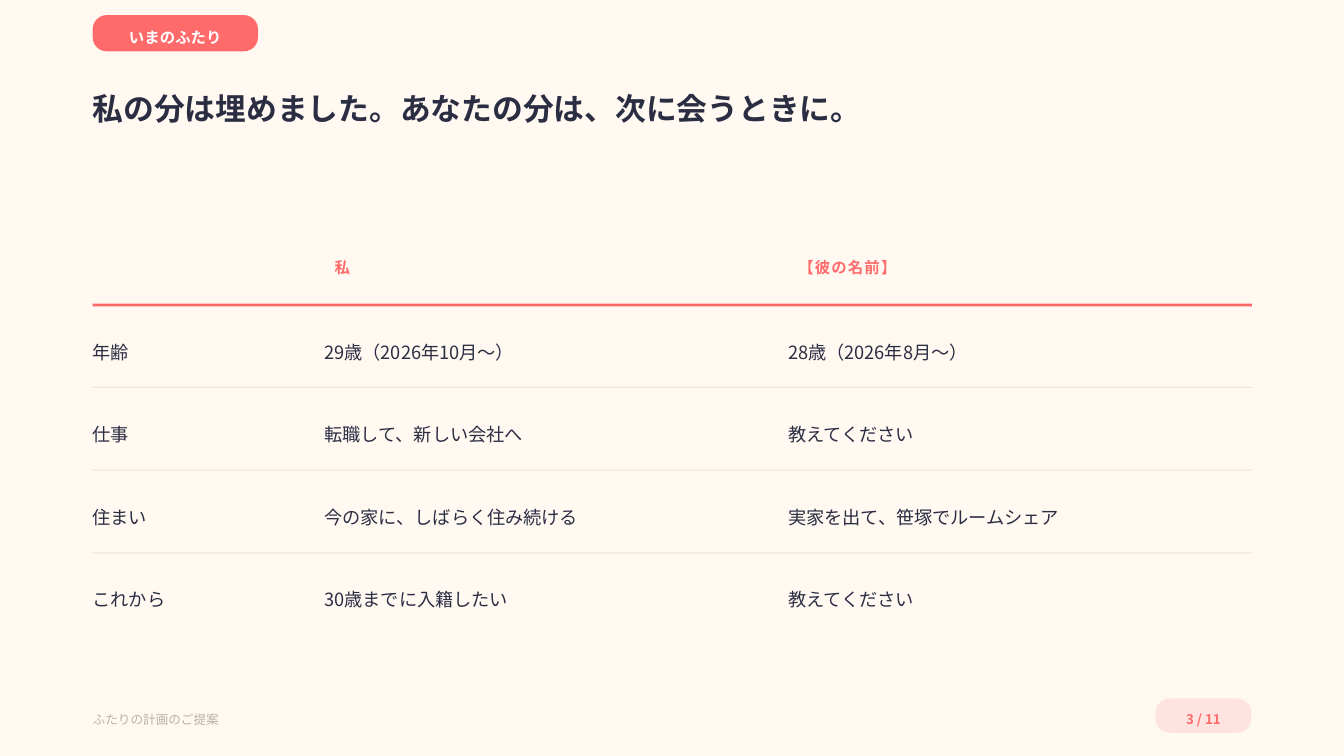
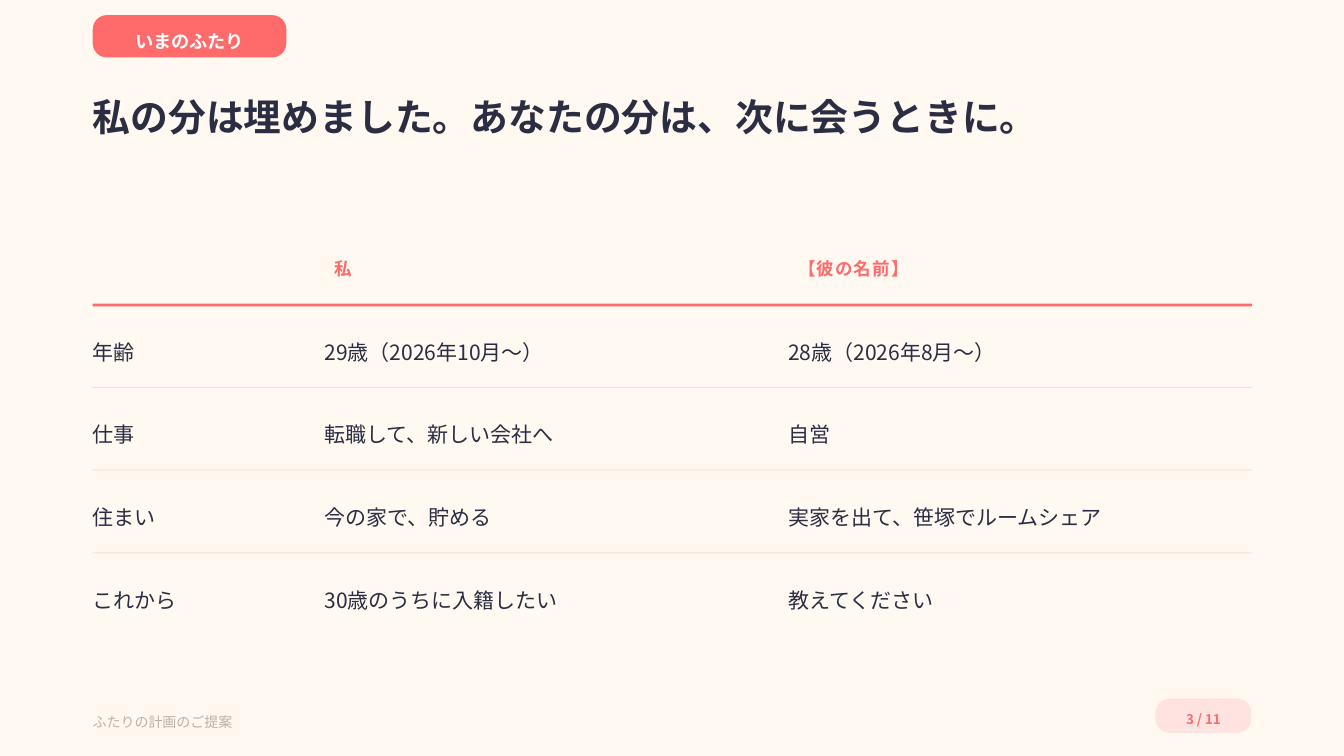
Before and after one commit to ayaka1933-glitch/portfolio, a slide deck: slide 3 of proposal/ふたりの計画のご提案.pptx. Drawn at 1344x756 pixels with LibreOffice and Linux fonts; fonts in the diff are those of the drawing. Boxes give left, top, right and bottom in pixels: in the first picture for what was removed or moved away, otherwise in the second. Text is boxed around its words. In the diff, an @@ line names an element or a change of style, - is before the commit and + after.

```diff
--- a/proposal/ふたりの計画のご提案.pptx
+++ b/proposal/ふたりの計画のご提案.pptx
@@ rounded rectangle "いまのふたり": place and size @@
-rounded rectangle "いまのふたり" at (93,15,258,51)
+rounded rectangle "いまのふたり" at (93,15,286,57)
@@ rounded rectangle "いまのふたり" at (93,15,286,57): size 11 to 13 pt; proportions changed @@
@@ text "私の分は埋めました。あなたの分は、次に会うときに。" at (93,99,1038,135): size 22 to 27 pt; line spacing 1.6 to 1.5 @@
@@ text "私" at (335,260,353,277): size 11 to 12.5 pt @@
@@ text "【彼の名前】" at (798,260,908,277): size 11 to 12.5 pt @@
@@ text at (788,424,830,444): text changed; size 13 to 15 pt @@
-教えてください
+自営
@@ text at (325,507,492,527): text changed; size 13 to 15 pt @@
-今の家に、しばらく住み続ける
+今の家で、貯める
@@ size 13 to 15 pt; line spacing 1.5 to 1.45 in 9 elements at (93,342,135,362), (325,342,544,362), (788,342,996,362), (93,424,135,444), (325,424,554,444), (93,507,156,527), (788,507,1101,527), (93,591,177,609), (788,590,933,610) @@
@@ text at (325,590,558,610): text changed; size 13 to 15 pt @@
-30歳までに入籍したい
+30歳のうちに入籍したい
@@ text "ふたりの計画のご提案" at (93,715,233,728): size 9 to 10 pt @@
```
Also in this commit, not shown: 8 other slides changed, 4 other files.
